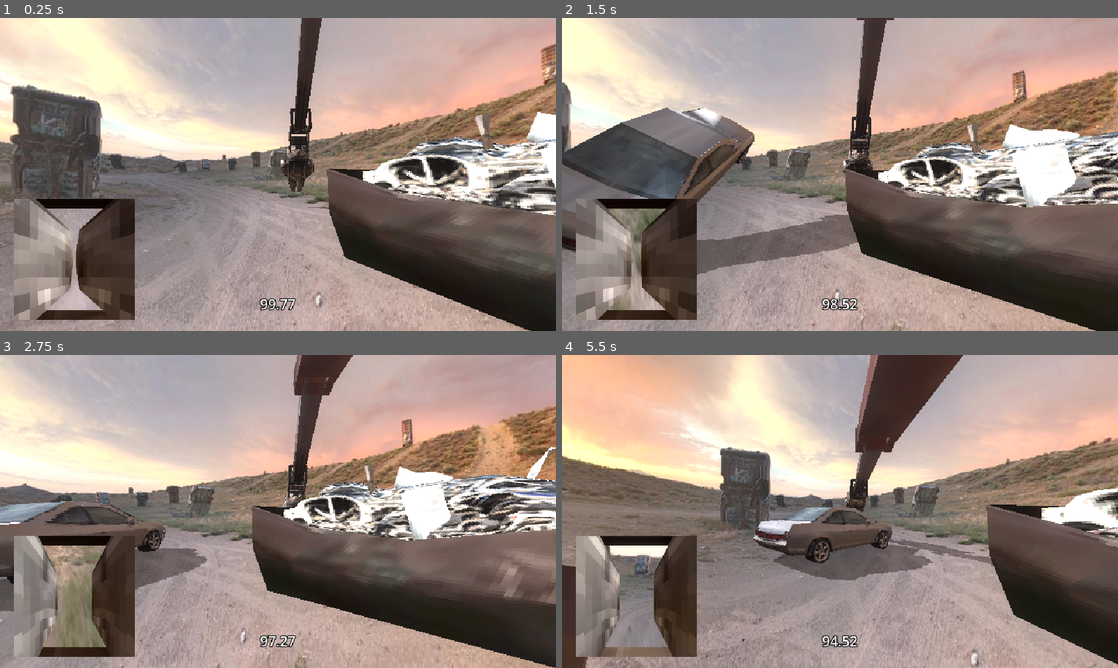
Above: before the commit, frames 1-4 (two rows, left to right).
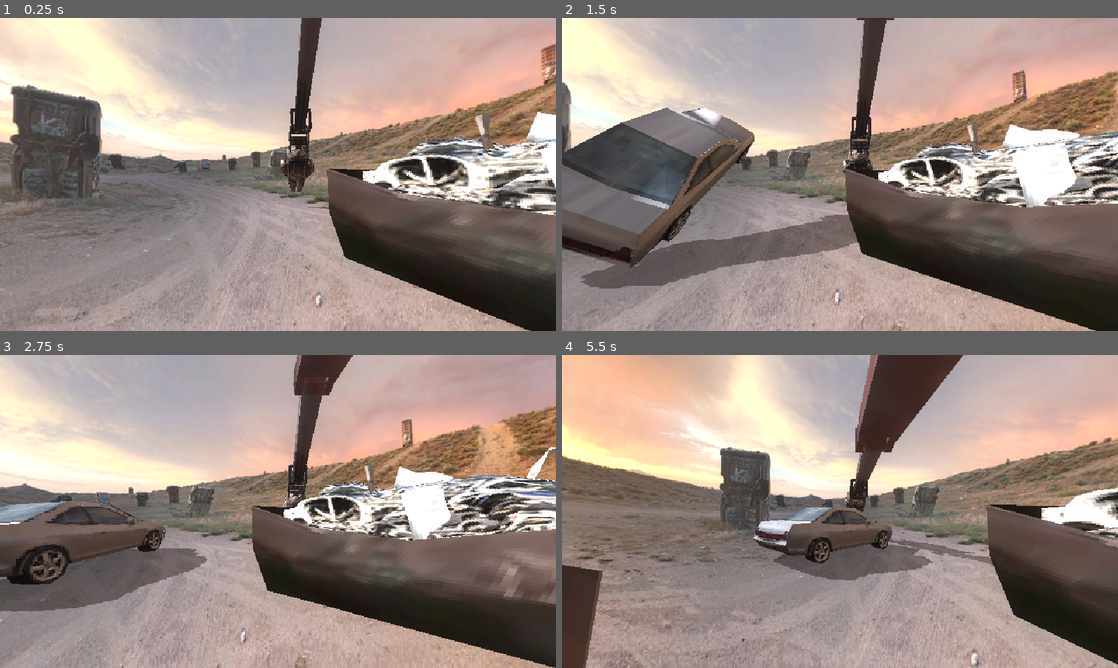
Above: after the commit, the same moments.

Repository: Rionit/Pirate-Software-Game-Jam-16
Game: Godot game, scene res://Scenes/main.tscn
The game is run twice, just before and just after one commit, with the same random seed, the same clock (stepped at 60 frames per second) and the same inputs. Sound files missing from this copy of the repository are replaced by a short silence.
Inputs:
- Up to frame 1 (0.25 s): no input
- Up to frame 2 (1.5 s): hold D (right) 0.53-1.28 s; hold W (front) 0.53-1.28 s; hold S (back) from 1.28 s (still down); tap F (pinch) at 1.35 s
- Up to frame 3 (2.75 s): release S (back) at 2.03 s; hold D (right) from 2.03 s (still down); hold W (front) from 2.03 s (still down)
- Up to frame 4 (5.5 s): release D (right) at 2.78 s; release W (front) at 2.78 s; hold Space (up) 2.78-3.53 s; tap F (pinch) at 2.85, 4.35 s; hold W (front) 3.53-4.28 s; hold A (left) 3.53-5.03 s; hold S (back) from 5.03 s (still down); hold W (front) from 5.03 s (still down)

The runs differ from the first frame. In frame 1, 7.1% of the frame differs, in the area x 2-54%, y 57-97%; in frame 2, 6.8%; in frame 3, 7.6%; in frame 4, 7.5%.

Commit message:
Itch.io stuff

Diff:
--- a/Scenes/main.tscn
+++ b/Scenes/main.tscn
@@ -70,6 +70,7 @@
 one_shot = true
 
 [node name="UI" type="Control" parent="."]
+visible = false
 layout_mode = 3
 anchors_preset = 15
 anchor_right = 1.0
--- a/Scenes/player.tscn
+++ b/Scenes/player.tscn
@@ -68,6 +68,7 @@
 
 [node name="ClawCamDisplay" type="Sprite3D" parent="Machine"]
 transform = Transform3D(-6.05618e-09, 0, 0.138549, 0, 0.138549, 0, -0.138549, 0, -6.05618e-09, 1.2, -0.5, -1.2)
+visible = false
 texture = SubResource("ViewportTexture_5hmpd")
 
 [node name="ClawCamViewport" type="SubViewport" parent="Machine"]
--- a/Scripts/game_manager.gd
+++ b/Scripts/game_manager.gd
@@ -14,7 +14,7 @@
 const SUCCESS = preload("res://Sounds/SFX/success.wav")
 
 @export var start_time_amount : int = 100
-@export var successful_sort : int = 10
+@export var successful_sort : int = 20
 @export var bad_sort : int = -20
 var total_time : int = 0
 
@@ -42,7 +42,7 @@
 
 func trash_collected(result: bool):
 	var instance = TIME_LABEL.instantiate()
-	var amount = 10 if result else -20
+	var amount = successful_sort if result else bad_sort
 	instance.amount = amount
 	ui.add_child(instance)
 	var current = timer.time_left
--- a/project.godot
+++ b/project.godot
@@ -13,7 +13,7 @@
 config/name="Scrap Reaper"
 run/main_scene="res://Scenes/main.tscn"
 config/features=PackedStringArray("4.3", "Forward Plus")
-config/icon="res://icon.svg"
+config/icon="res://Images/banner.jpg"
 
 [display]
 
Binary file added: Images/banner.jpg
Not shown, added: Images/banner.jpg.import
Binary file added: Images/banner_wide.jpg
Not shown, added: Images/banner_wide.jpg.import
Binary file changed: Images/panorama.jpg
Binary file added: Images/panorama_part.jpg
Not shown, added: Images/panorama_part.jpg.import
Binary file added: Screenshots/v1_1.png
Not shown, added: Screenshots/v1_1.png.import
Binary file added: Screenshots/v1_2.png
Not shown, added: Screenshots/v1_2.png.import
Binary file added: Screenshots/v1_3.png
(and 4 more such lines)
